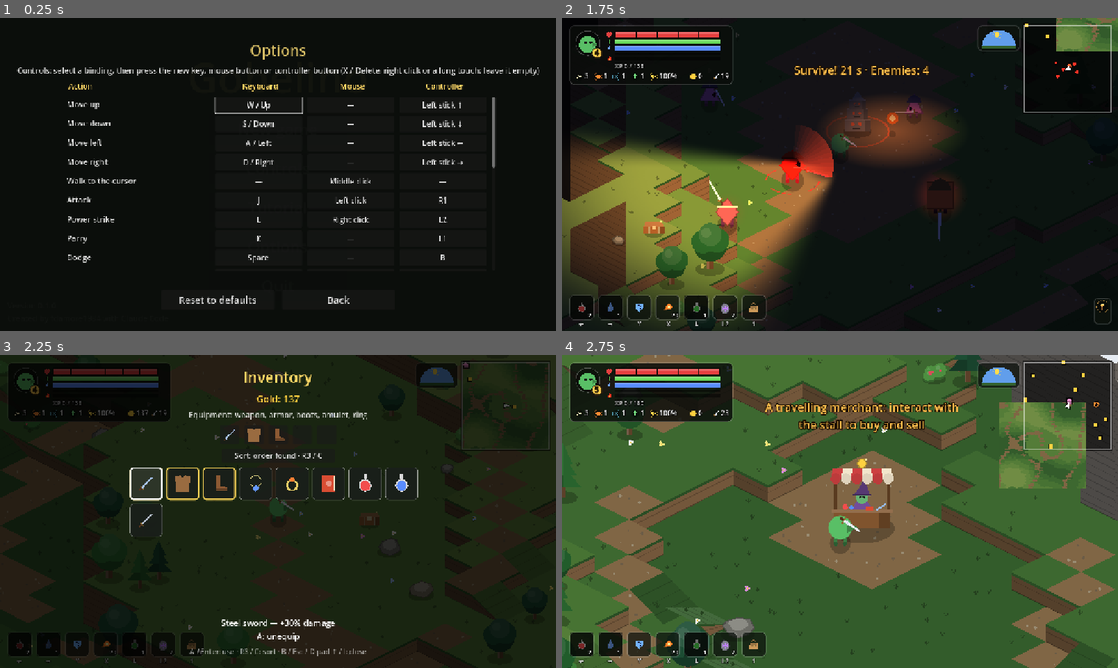
Above: before the commit, frames 1-4 (two rows, left to right).
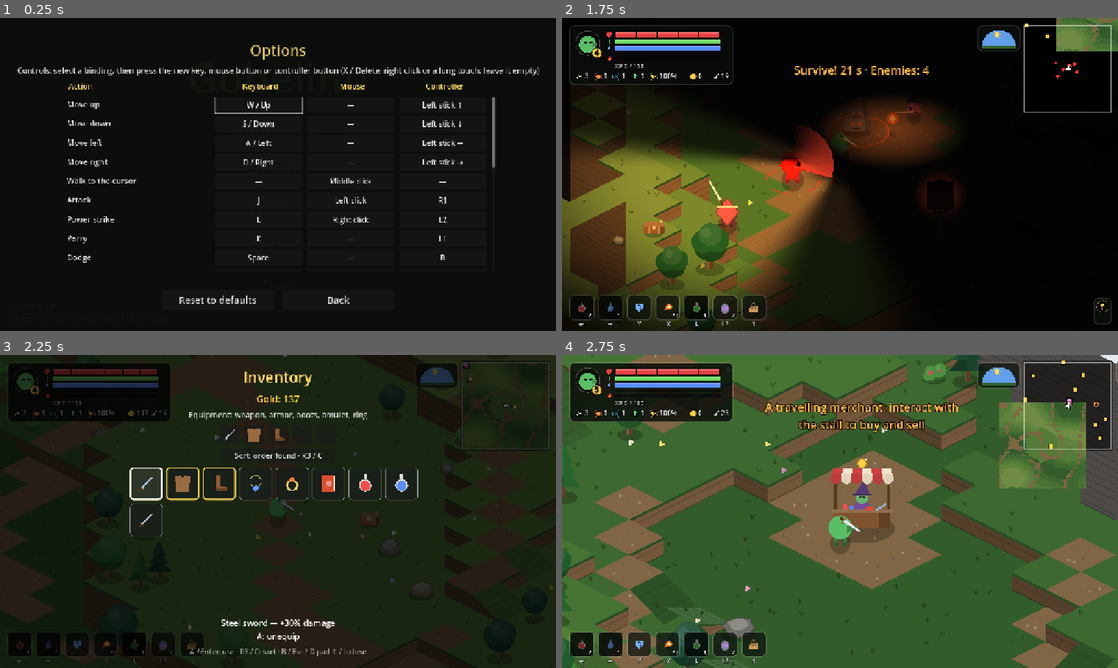
Above: after the commit, the same moments.

Repository: fdamore1984/gobelino-game
Game: Godot game, scene res://tools/store_capture.tscn
The game is run twice, just before and just after one commit, with the same random seed, the same clock (stepped at 60 frames per second) and the same inputs. This scene is started directly instead of the project's main scene.
Inputs (mouse positions are in pixels of both pictures, inside the frame that each line leads up to):
- Up to frame 1 (0.25 s): no input
- Up to frame 2 (1.75 s): tap Enter (ui_accept) at 0.5, 1.25 s; move the mouse to (962, 158) at 0.52 s; hold D (move_right) 0.53-1.25 s; hold J (attack) 0.53-1.25 s; click (962, 158) at 0.67 s; tap F (jump) at 0.77 s; drag from (728, 190) to (812, 237) at 1.27 s
- Up to frame 3 (2.25 s): move the mouse to (333, 442) at 2.02 s; hold D (move_right) from 2.03 s (still down); hold Space (dodge) from 2.03 s (still down)
- Up to frame 4 (2.75 s): keep holding D (move_right); keep holding Space (dodge); tap J (attack) at 2.3 s

Frame 1 is identical in both runs. In frame 2, 1.6% of the frame differs, in the area x 9-99%, y 2-100%; in frame 3, less than 0.1%; in frame 4, less than 0.1%.

Commit message:
Buio pesto con la torcia a due fasci e ombre di montagne e pareti
Portato da Ciccio Massacro, adattato al terreno a più livelli:
- Di notte e nei sotterranei è buio pesto: senza torcia non si vede quasi
  nulla. La torcia illumina solo al buio e, al buio pieno, quanto il
  giorno; accesa al buio il goblin è disegnato con i colori del giorno.
- Due fasci a cono di luce calda: quello di prima e attorno uno più largo
  e lungo ma debole (voce "flashlight" di data/world.json).
- La luce si calcola in pianta (alla quota zero del terreno): torcia,
  piedi di personaggi e oggetti (LightShaders.feet), cime, pareti e
  decorazioni (LightShaders.ground, altezza nella coordinata UV.y) prendono
  la luce del punto del terreno sotto di loro, così altopiani e rampe sono
  coerenti. Montagne e pareti del sotterraneo hanno un ostacolo per la luce
  sulla base e fanno ombra; gli altopiani su cui si sale la lasciano
  passare.

Co-Authored-By: Claude Opus 5.5 <noreply@anthropic.com>
Claude-Session: https://claude.ai/code/session_01CG3rgBPjL9LTwS7jbLV5jE

Diff:
--- a/data/world.json
+++ b/data/world.json
@@ -38,8 +38,17 @@
 		"start": 0.2,
 		"night_threshold": 0.5,
 		"colors": [
-			[0.0, [1.0, 1.0, 1.0]], [0.4, [1.0, 1.0, 1.0]], [0.5, [0.85, 0.62, 0.55]], [0.58, [0.16, 0.18, 0.32]],
-			[0.88, [0.16, 0.18, 0.32]], [0.95, [0.8, 0.68, 0.7]], [1.0, [1.0, 1.0, 1.0]]
+			[0.0, [1.0, 1.0, 1.0]], [0.4, [1.0, 1.0, 1.0]], [0.5, [0.85, 0.62, 0.55]], [0.58, [0.025, 0.027, 0.045]],
+			[0.88, [0.025, 0.027, 0.045]], [0.95, [0.8, 0.68, 0.7]], [1.0, [1.0, 1.0, 1.0]]
+		]
+	},
+	"flashlight": {
+		"dark_from": 0.35,
+		"dark_full": 0.8,
+		"color": [1.0, 0.8, 0.5],
+		"beams": [
+			{"range": 960, "angle": 80, "energy": 1.0},
+			{"range": 1250, "angle": 140, "energy": 0.25}
 		]
 	},
 	"enemy_scaling": {
@@ -114,7 +123,7 @@
 		"face_colors": [[0.31, 0.28, 0.26], [0.22, 0.2, 0.19]],
 		"mushroom_chance": 0.06,
 		"mushroom_colors": [[0.4, 0.9, 0.85], [0.75, 0.55, 1.0]],
-		"darkness": [0.4, 0.38, 0.45],
+		"darkness": [0.03, 0.03, 0.04],
 		"boss": "guardian",
 		"boss_arena_margin": 1.5,
 		"boss_reward_gold": [60, 15],
--- a/scripts/day_night.gd
+++ b/scripts/day_night.gd
@@ -4,6 +4,9 @@
 ## seguendo i colori di data/world.json. Di notte serve la torcia.
 
 const DATA := preload("res://data/world.json")
+
+## Ciclo attivo (per la torcia, vedi Flashlight).
+static var current: DayNight
 
 ## Momento della giornata, da 0 a 1: il sole sorge e tramonta agli
 ## istanti sunrise e sunset di data/world.json; il ciclo dura cycle secondi.
@@ -16,8 +19,14 @@
 
 
 func _ready() -> void:
+	current = self
 	time = _settings["start"]
 	_apply()
+
+
+func _exit_tree() -> void:
+	if current == self:
+		current = null
 
 
 func _process(delta: float) -> void:
--- a/scripts/enemy.gd
+++ b/scripts/enemy.gd
@@ -421,6 +421,8 @@
 func _ready() -> void:
 	if _type.is_empty():
 		setup(type_id)
+	# La torcia lo illumina come il punto del terreno su cui sta, in pianta.
+	material = LightShaders.feet()
 	add_to_group("enemies")
 	if _facing == Vector2.RIGHT:
 		_facing = Vector2.from_angle(randf() * TAU)
--- a/scripts/flashlight.gd
+++ b/scripts/flashlight.gd
@@ -1,17 +1,26 @@
 class_name Flashlight
 extends Node2D
-## Luce della torcia del giocatore: un fascio a cono nella
-## direzione dello sguardo, ampio e profondo, senza alone attorno al
-## personaggio (vedi LightTexture.get_cone_texture). Il cono è pensato in pianta e questo nodo
-## lo schiaccia a metà in verticale, come i cerchi a terra della
-## prospettiva isometrica: puntato in orizzontale è lungo e stretto, verso
-## l'alto o il basso dello schermo è corto e largo, come un fascio steso sul
-## terreno. Il nodo va messo a terra sotto il personaggio (Player lo sposta).
+## Luce della torcia del giocatore: fasci a cono nella direzione
+## dello sguardo, senza alone attorno al personaggio (vedi
+## LightTexture.get_cone_texture): uno ampio e profondo e, attorno, uno
+## ancora più largo e lungo ma molto meno luminoso ("beams" della voce
+## "flashlight" di data/world.json). I coni sono pensati in pianta e questo
+## nodo li schiaccia a metà in verticale, come i cerchi a terra della
+## prospettiva isometrica: puntati in orizzontale sono lunghi e stretti,
+## verso l'alto o il basso dello schermo corti e larghi, come fasci stesi
+## sul terreno. Il nodo va messo sotto il personaggio, in pianta (alla
+## quota zero del terreno, Player lo sposta).
+##
+## Serve solo al buio: con abbastanza luce (di giorno, all'alba, al
+## tramonto) i fasci non illuminano nulla; si accendono a poco a poco mentre
+## il buio passa da "dark_from" a "dark_full" (vedi DayNight.darkness), e al
+## buio pieno il fascio principale illumina quanto la luce del giorno.
+##
+## La luce non passa attraverso i muri: i fasci hanno le ombre degli
+## ostacoli alla base dei blocchi (vedi World); pareti, personaggi e oggetti
+## prendono la luce del punto del pavimento ai loro piedi (vedi LightShaders).
 
-const COLOR := Color(1.0, 0.78, 0.45)
-const ENERGY := 1.25
-## Portata del fascio in pixel di terreno, in pianta.
-const RANGE := 960.0
+const DATA := preload("res://data/world.json")
 ## La prospettiva isometrica: il terreno è schiacciato a metà in verticale.
 const GROUND_SQUASH := 0.5
 
@@ -19,23 +28,52 @@
 var enabled := false:
 	set(value):
 		enabled = value
-		_light.enabled = value
+		for light in _lights:
+			light.enabled = value
 
-var _light := PointLight2D.new()
+var _settings: Dictionary = DATA.data["flashlight"]
+## Luci dei fasci e loro energia piena.
+var _lights: Array[PointLight2D] = []
+var _energies: Array[float] = []
 
 
 func _init() -> void:
 	scale = Vector2(1.0, GROUND_SQUASH)
-	_light.texture = LightTexture.get_cone_texture()
-	_light.texture_scale = RANGE / (LightTexture.CONE_SIZE / 2.0)
-	_light.color = COLOR
-	_light.energy = ENERGY
-	_light.enabled = enabled
-	add_child(_light)
+	for beam: Dictionary in _settings["beams"]:
+		var light := PointLight2D.new()
+		light.texture = LightTexture.get_cone_texture(float(beam["angle"]))
+		light.texture_scale = float(beam["range"]) / (LightTexture.CONE_SIZE / 2.0)
+		light.color = World._color(_settings["color"])
+		light.shadow_enabled = true
+		light.shadow_filter = Light2D.SHADOW_FILTER_PCF5
+		light.shadow_filter_smooth = 2.0
+		light.shadow_item_cull_mask = World.OCCLUDER_BASE
+		light.enabled = enabled
+		add_child(light)
+		_lights.append(light)
+		_energies.append(float(beam["energy"]))
 
 
-## Punta il fascio nella direzione dello sguardo (sullo schermo): in pianta
+## Quanto illuminano adesso i fasci accesi, da 0 (c'è luce: niente) a 1
+## (buio pieno: come di giorno).
+func strength() -> float:
+	if not enabled:
+		return 0.0
+	var dark := DayNight.current.darkness() if DayNight.current else 1.0
+	return smoothstep(float(_settings["dark_from"]), float(_settings["dark_full"]), dark)
+
+
+func _process(_delta: float) -> void:
+	if enabled:
+		var power := strength()
+		for k in _lights.size():
+			_lights[k].energy = _energies[k] * power
+			_lights[k].visible = power > 0.001
+
+
+## Punta i fasci nella direzione dello sguardo (sullo schermo): in pianta
 ## la componente verticale è il doppio.
 func aim(direction: Vector2) -> void:
 	if direction != Vector2.ZERO:
-		_light.rotation = Vector2(direction.x, direction.y / GROUND_SQUASH).angle()
+		for light in _lights:
+			light.rotation = Vector2(direction.x, direction.y / GROUND_SQUASH).angle()
--- /dev/null
+++ b/scripts/light_shaders.gd
@@ -0,0 +1,53 @@
+class_name LightShaders
+## Materiali per la luce della torcia (vedi Flashlight e World): in
+## isometrico pareti, personaggi e oggetti sono disegnati più in alto del
+## punto del pavimento su cui stanno, quindi luce e ombra vanno calcolate in
+## quel punto, non dove sono disegnati (altrimenti una parete sarebbe
+## sempre "dietro" al proprio muro, o illuminata anche oltre i muri).
+##
+## ground(): per i blocchi del terreno, ogni vertice dice nella coordinata
+## UV.y di quanti pixel scendere per arrivare a terra (vedi World._light_uvs).
+## feet(): per personaggi e oggetti, tutto è illuminato come i piedi (l'origine del nodo).
+
+static var _ground: ShaderMaterial
+static var _feet: ShaderMaterial
+
+
+static func ground() -> ShaderMaterial:
+	if _ground == null:
+		_ground = _material("""
+shader_type canvas_item;
+
+void fragment() {
+	SHADOW_VERTEX += vec2(0.0, UV.y);
+	LIGHT_VERTEX.xy += vec2(0.0, UV.y);
+}
+""")
+	return _ground
+
+
+static func feet() -> ShaderMaterial:
+	if _feet == null:
+		_feet = _material("""
+shader_type canvas_item;
+
+varying vec2 to_feet;
+
+void vertex() {
+	to_feet = -VERTEX;
+}
+
+void fragment() {
+	SHADOW_VERTEX += to_feet;
+	LIGHT_VERTEX.xy += to_feet;
+}
+""")
+	return _feet
+
+
+static func _material(code: String) -> ShaderMaterial:
+	var shader := Shader.new()
+	shader.code = code
+	var material := ShaderMaterial.new()
+	material.shader = shader
+	return material
--- a/scripts/light_texture.gd
+++ b/scripts/light_texture.gd
@@ -9,17 +9,18 @@
 const HEIGHT := 256
 ## Fascio a cono: texture quadrata col vertice al centro e il cono verso
 ## destra (+X), disegnata in pianta (Flashlight la schiaccia a terra).
-## CONE_HALF_ANGLE è metà dell'apertura, CONE_SOFT la sfumatura dei bordi.
-## Niente alone attorno al vertice: c'è solo il fascio.
+## L'apertura cambia da un fascio all'altro (una texture per apertura),
+## CONE_SOFT è la sfumatura dei bordi. Niente alone attorno al vertice: c'è
+## solo il fascio.
 const CONE_SIZE := 256
-const CONE_HALF_ANGLE := deg_to_rad(40.0)
 const CONE_SOFT := deg_to_rad(10.0)
 ## Il fascio si accende tra queste distanze dal vertice (frazioni della
 ## portata): la torcia non abbaglia chi la tiene.
 const CONE_START := Vector2(0.02, 0.1)
 
 static var _texture: GradientTexture2D
-static var _cone: ImageTexture
+## Apertura in gradi -> texture del fascio.
+static var _cones := {}
 
 
 static func get_texture() -> GradientTexture2D:
@@ -38,10 +39,12 @@
 	return _texture
 
 
-## Fascio della torcia elettrica: pieno poco davanti al vertice, si spegne
-## verso la fine della portata (metà della texture) e ai bordi del cono.
-static func get_cone_texture() -> ImageTexture:
-	if _cone == null:
+## Fascio della torcia aperto angle gradi: pieno poco davanti al
+## vertice, si spegne verso la fine della portata (metà della texture) e ai
+## bordi del cono.
+static func get_cone_texture(angle := 80.0) -> ImageTexture:
+	if not _cones.has(angle):
+		var half_angle := deg_to_rad(angle) / 2.0
 		var image := Image.create(CONE_SIZE, CONE_SIZE, false, Image.FORMAT_RGBA8)
 		var middle := Vector2(CONE_SIZE, CONE_SIZE) / 2.0
 		for x in CONE_SIZE:
@@ -51,8 +54,8 @@
 				var beam := 0.0
 				if distance < 1.0:
 					var side := absf(offset.angle())
-					beam = (1.0 - smoothstep(CONE_HALF_ANGLE - CONE_SOFT, CONE_HALF_ANGLE + CONE_SOFT, side)) \
+					beam = (1.0 - smoothstep(half_angle - CONE_SOFT, half_angle + CONE_SOFT, side)) \
 							* (1.0 - smoothstep(0.45, 1.0, distance)) * smoothstep(CONE_START.x, CONE_START.y, distance)
 				image.set_pixel(x, y, Color(1, 1, 1, clampf(beam, 0.0, 1.0)))
-		_cone = ImageTexture.create_from_image(image)
-	return _cone
+		_cones[angle] = ImageTexture.create_from_image(image)
+	return _cones[angle]
--- a/scripts/obstacle.gd
+++ b/scripts/obstacle.gd
@@ -43,6 +43,8 @@
 	# Disegnato una volta sola; solo gli alberi controllano il giocatore e
 	# il totem si anima.
 	physics_interpolation_mode = Node.PHYSICS_INTERPOLATION_MODE_OFF
+	# La torcia lo illumina come il punto del terreno su cui sta, in pianta.
+	material = LightShaders.feet()
 	set_process(type_id == "tree" or type_id in INTERACTIVE)
 	if type_id in INTERACTIVE:
 		add_to_group(LowHealthVignette.FOCUS_GROUP)
--- a/scripts/player.gd
+++ b/scripts/player.gd
@@ -359,6 +359,9 @@
 ## Flashlight), accesa e spenta tenendo premuto L3 (o Maiusc) per
 ## TORCH_HOLD_TIME secondi; un tocco più breve è la corsa.
 const TORCH_HOLD_TIME := 0.45
+## Con la torcia accesa e il fascio almeno così forte (vedi
+## Flashlight.strength) il personaggio è disegnato con i colori del giorno.
+const TORCH_SELF_LIGHT := 0.5
 
 ## Ogni pozione cura questi punti vita.
 const POTION_HEAL := 3
@@ -921,9 +924,10 @@
 	_blood.update(delta)
 	_wounds.update(delta)
 	if torch_on:
-		# Il fascio parte da terra, sotto il personaggio, verso lo sguardo.
-		_torch.position = Vector2(0, -ground_elevation + RADIUS * 0.6)
+		# Il fascio parte dal terreno in pianta, sotto il personaggio, verso lo sguardo.
+		_torch.position = Vector2(0, RADIUS * 0.6)
 		_torch.aim(facing)
+	update_torch_light()
 	_squash = move_toward(_squash, 0.0, SQUASH_RECOVERY * delta)
 	if _camera:
 		# Mentre si precipita nel burrone la telecamera resta al bordo.
@@ -2514,6 +2518,16 @@
 	else:
 		_run_hold = -1.0
 		_run_on = not _run_on
+
+
+## Al buio con la torcia accesa il goblin si vede come di giorno: il buio
+## della notte e dei sotterranei non lo scurisce (niente luci su di lui).
+## Altrimenti la luce lo prende come il punto del terreno ai suoi piedi.
+func update_torch_light() -> void:
+	var lit := _torch.strength() >= TORCH_SELF_LIGHT
+	var wanted: Material = Enemy._unshaded_material() if lit else LightShaders.feet()
+	if material != wanted:
+		material = wanted
 
 
 func set_torch(on: bool) -> void:
--- a/scripts/world.gd
+++ b/scripts/world.gd
@@ -23,6 +23,18 @@
 ## tra i personaggi (non col resto del terreno), così coprono chi ci passa
 ## dietro; quelli che coprono il giocatore, e tutti quelli attorno,
 ## diventano trasparenti finché resta lì dietro.
+##
+## Luce della torcia (vedi Flashlight): si calcola in pianta, cioè nel punto
+## del terreno a quota zero sotto quello che si disegna, dove stanno anche
+## la torcia e i piedi di personaggi e oggetti (vedi LightShaders). Così
+## altopiani, rampe e pareti prendono la luce del punto su cui stanno. Non
+## passa attraverso montagne e pareti del sotterraneo: ogni blocco
+## invalicabile (non i burroni) che confina con un posto in cui si cammina
+## ha un ostacolo per la luce (LightOccluder2D) sulla sua base in pianta.
+## Gli altopiani su cui si sale la lasciano passare. Pareti, cime e
+## decorazioni dicono nella coordinata UV.y di ogni vertice di quanti pixel
+## scendere per arrivare in pianta (vedi _light_uvs); una parete si accende
+## solo se il fascio arriva davanti a lei.
 ##
 ## Prestazioni: i dati del terreno (livelli, rampe, ostacoli) di una regione
 ## grande attorno al giocatore sono generati in anticipo (begin_region,
@@ -85,6 +97,17 @@
 ## Tipi di blocco: terreno normale, montagna o burrone (invalicabili) e
 ## roccia del sotterraneo.
 enum Kind { GROUND, MOUNTAIN, RAVINE, ROCK }
+
+## Maschera degli ostacoli per la luce (vedi in cima e Flashlight) e di
+## quanto, davanti alla base di una parete, si guarda se arriva la luce
+## (così il punto è davanti al suo stesso ostacolo).
+const OCCLUDER_BASE := 1
+const LIGHT_BASE_NUDGE := 4.0
+
+## Come si calcola la luce dei punti che si disegnano (vedi _light_uvs):
+## NONE dove sono, FACE alla base in pianta della parete (_light_base_a,
+## _light_base_b), TOP scendendo di _light_top (cime e decorazioni).
+enum LightMode { NONE, FACE, TOP }
 
 ## Mondo attivo: giocatore e nemici lo usano per muoversi.
 static var current: World
@@ -172,6 +195,11 @@
 ## ricontrollarli.
 var _wanted_blocks := {}
 var _occlusion_timer := 0.0
+## Punto in pianta in cui si calcola la luce di quello che si disegna (vedi LightMode).
+var _light_mode := LightMode.NONE
+var _light_base_a := Vector2.ZERO
+var _light_base_b := Vector2.ZERO
+var _light_top := 0.0
 
 
 func _ready() -> void:
@@ -1213,6 +1241,8 @@
 	view.world = self
 	view.chunk = chunk
 	view.position = _from_uv(chunk.x * CHUNK_CELLS * CELL, chunk.y * CHUNK_CELLS * CELL)
+	view.material = LightShaders.ground()
+	_add_occluders(view, chunk)
 	add_child(view)
 	var nodes: Array[Node] = []
 	if entities:
@@ -1226,6 +1256,7 @@
 					block.world = self
 					block.cell = cell
 					block.position = cell_corners(cell)[0]
+					block.material = LightShaders.ground()
 					entities.add_child(block)
 					nodes.append(block)
 	_chunk_views[chunk] = {"view": view, "nodes": nodes}
@@ -1263,6 +1294,33 @@
 				draw_cell(canvas, cell, offset)
 			else:
 				draw_floor(canvas, cell, offset)
+
+
+## Ostacoli per la luce dei blocchi invalicabili del pezzo che confinano
+## con un posto in cui si cammina (vedi in cima), figli di view.
+func _add_occluders(view: Node2D, chunk: Vector2i) -> void:
+	for i in CHUNK_CELLS:
+		for j in CHUNK_CELLS:
+			var cell := chunk * CHUNK_CELLS + Vector2i(i, j)
+			if not is_barrier(cell) or kind_of(cell) == Kind.RAVINE:
+				continue
+			var open := false
+			for step: Vector2i in RAMP_DIRECTIONS:
+				var other := cell + step
+				if not is_barrier(other) or kind_of(other) == Kind.RAVINE:
+					open = true
+					break
+			if not open:
+				continue
+			var polygon := PackedVector2Array()
+			for corner in cell_corners(cell):
+				polygon.append(corner - view.position)
+			var shape := OccluderPolygon2D.new()
+			shape.polygon = polygon
+			var occluder := LightOccluder2D.new()
+			occluder.occluder = shape
+			occluder.occluder_light_mask = OCCLUDER_BASE
+			view.add_child(occluder)
 
 
 ## Pavimento sotto un blocco che copre chi sta dietro: il rombo piano
@@ -1282,7 +1340,10 @@
 	var faces := _face_colors_of(kind)
 	_draw_face(canvas, corners, heights, cell + Vector2i(1, 0), 1, 2, 0, 3, faces[0], false)
 	_draw_face(canvas, corners, heights, cell + Vector2i(0, 1), 2, 3, 1, 0, faces[1], false)
-	canvas.draw_colored_polygon(top, _top_color(cell, kind, is_path(cell)).darkened(0.15))
+	_light_mode = LightMode.TOP
+	_light_top = base
+	_fill(canvas, top, _top_color(cell, kind, is_path(cell)).darkened(0.15))
+	_light_mode = LightMode.NONE
 
 
 ## Un blocco: pareti davanti (dove il vicino è più basso) e faccia
@@ -1309,10 +1370,18 @@
 	if ramp != Vector2i.ZERO:
 		# Le rampe che salgono verso il fondo sono in ombra, le altre in luce.
 		color = color.darkened(0.12) if ramp.x + ramp.y < 0 else color.lightened(0.08)
-	canvas.draw_colored_polygon(top, color)
+	# La cima prende la luce del terreno in pianta sotto ogni suo vertice.
+	_light_mode = LightMode.NONE
+	var uvs := PackedVector2Array()
+	for k in 4:
+		uvs.append(Vector2(0.0, heights[k]))
+	canvas.draw_colored_polygon(top, color, uvs)
 	if ramp != Vector2i.ZERO:
+		_light_mode = LightMode.TOP
+		_light_top = (heights[0] + heights[1] + heights[2] + heights[3]) / 4.0
 		_draw_ramp_lines(canvas, top, ramp, color)
 	_draw_decor(canvas, cell, offset, kind, path)
+	_light_mode = LightMode.NONE
 
 
 func _top_color(cell: Vector2i, kind: int, path: bool) -> Color:
@@ -1346,12 +1415,16 @@
 		return
 	var a := corners[first]
 	var b := corners[second]
+	# Ogni punto della parete prende la luce che arriva in pianta alla sua base.
+	_light_mode = LightMode.FACE
+	_light_base_a = a
+	_light_base_b = b
 	var points := PackedVector2Array([a - Vector2(0, top_a), b - Vector2(0, top_b)])
 	if top_b - bottom_b >= 0.5:
 		points.append(b - Vector2(0, bottom_b))
 	if top_a - bottom_a >= 0.5:
 		points.append(a - Vector2(0, bottom_a))
-	canvas.draw_colored_polygon(points, color)
+	_fill(canvas, points, color)
 	# Strati della roccia o della terra, tutti in una sola chiamata.
 	var strata := PackedVector2Array()
 	var depth := STRATA_STEP
@@ -1360,7 +1433,7 @@
 		strata.append(b - Vector2(0, top_b - minf(depth, top_b - bottom_b)))
 		depth += STRATA_STEP
 	if not strata.is_empty():
-		canvas.draw_multiline(strata, color.darkened(0.18), 1.5)
+		_lines(canvas, strata, color.darkened(0.18), 1.5)
 	if lip:
 		# Bordo d'erba che sporge in cima.
 		var lip_a := minf(LIP_WIDTH, top_a - bottom_a)
@@ -1371,8 +1444,60 @@
 		if lip_a > 0.5:
 			lip_points.append(a - Vector2(0, top_a - lip_a))
 		if lip_points.size() >= 3:
-			canvas.draw_colored_polygon(lip_points, _lip_color)
-	canvas.draw_line(a - Vector2(0, bottom_a), b - Vector2(0, bottom_b), Color(0, 0, 0, 0.3), 2.0)
+			_fill(canvas, lip_points, _lip_color)
+	_line(canvas, a - Vector2(0, bottom_a), b - Vector2(0, bottom_b), Color(0, 0, 0, 0.3), 2.0)
+	_light_mode = LightMode.NONE
+
+
+## Per ogni punto, di quanti pixel scendere per arrivare al punto in pianta
+## da cui prende la luce (in UV.y, vedi LightShaders.ground): fin sotto la
+## base in pianta della parete (un poco davanti, LIGHT_BASE_NUDGE) o di
+## _light_top. Vuoto se la luce si calcola dove si disegna.
+func _light_uvs(points: PackedVector2Array) -> PackedVector2Array:
+	var uvs := PackedVector2Array()
+	if _light_mode == LightMode.NONE:
+		return uvs
+	uvs.resize(points.size())
+	var a := _light_base_a
+	var b := _light_base_b
+	for k in points.size():
+		var drop := _light_top
+		if _light_mode == LightMode.FACE:
+			var t := clampf((points[k].x - a.x) / (b.x - a.x), 0.0, 1.0) if absf(b.x - a.x) > 0.01 else 0.0
+			drop = maxf(lerpf(a.y, b.y, t) - points[k].y, 0.0) + LIGHT_BASE_NUDGE
+		uvs[k] = Vector2(0.0, drop)
+	return uvs
+
+
+func _fill(canvas: CanvasItem, points: PackedVector2Array, color: Color) -> void:
+	canvas.draw_colored_polygon(points, color, _light_uvs(points))
+
+
+func _line(canvas: CanvasItem, from: Vector2, to: Vector2, color: Color, width: float) -> void:
+	_lines(canvas, PackedVector2Array([from, to]), color, width)
+
+
+## Segmenti (a coppie di punti) come quadrilateri, così ogni vertice ha la sua luce.
+func _lines(canvas: CanvasItem, pairs: PackedVector2Array, color: Color, width: float) -> void:
+	if _light_mode == LightMode.NONE:
+		canvas.draw_multiline(pairs, color, width)
+		return
+	var colors := PackedColorArray([color, color, color, color])
+	for k in range(0, pairs.size() - 1, 2):
+		var across := (pairs[k + 1] - pairs[k]).orthogonal().normalized() * width / 2.0
+		var quad := PackedVector2Array([pairs[k] + across, pairs[k + 1] + across, pairs[k + 1] - across, pairs[k] - across])
+		canvas.draw_primitive(quad, colors, _light_uvs(quad))
+
+
+## Cerchio pieno che prende la luce come gli altri punti (un poligono, se serve).
+func _circle(canvas: CanvasItem, center: Vector2, radius: float, color: Color) -> void:
+	if _light_mode == LightMode.NONE:
+		canvas.draw_circle(center, radius, color)
+		return
+	var points := PackedVector2Array()
+	for k in 10:
+		points.append(center + Vector2.from_angle(k * TAU / 10.0) * radius)
+	_fill(canvas, points, color)
 
 
 ## Linee lungo la pendenza di una rampa, parallele al lato più alto.
@@ -1397,7 +1522,7 @@
 		var t := k / 4.0
 		lines.append((low[0] as Vector2).lerp(high[0], t))
 		lines.append((low[1] as Vector2).lerp(high[1], t))
-	canvas.draw_multiline(lines, color.darkened(0.15), 1.5)
+	_lines(canvas, lines, color.darkened(0.15), 1.5)
 
 
 ## Ciuffi d'erba e fiori sui blocchi d'erba, sassolini sui sentieri e nel
@@ -1407,16 +1532,19 @@
 		return
 	var rng := RandomNumberGenerator.new()
 	rng.seed = hash([_decor_seed(), cell.x, cell.y, "decor"])
+	# Le decorazioni prendono la luce in pianta come la cima su cui stanno.
+	_light_mode = LightMode.TOP
+	_light_top = _top_height(cell) if ramp_of(cell) == Vector2i.ZERO else level_of(cell) * level_height + level_height / 2.0
 	if path or dungeon:
 		for k in rng.randi_range(2, 4):
 			var at := _decor_point(cell, rng, offset)
-			canvas.draw_circle(at, rng.randf_range(1.5, 3.0), _pebble_colors[k % _pebble_colors.size()])
+			_circle(canvas, at, rng.randf_range(1.5, 3.0), _pebble_colors[k % _pebble_colors.size()])
 		if dungeon and rng.randf() < float(_dungeon_data["mushroom_chance"]):
 			var at := _decor_point(cell, rng, offset)
 			var glow := _mushroom_colors[rng.randi() % _mushroom_colors.size()]
-			canvas.draw_circle(at, 7.0, Color(glow, 0.25))
-			canvas.draw_line(at, at + Vector2(0, -5), Color(0.8, 0.8, 0.75), 2.0)
-			canvas.draw_circle(at + Vector2(0, -6), 3.5, glow)
+			_circle(canvas, at, 7.0, Color(glow, 0.25))
+			_line(canvas, at, at + Vector2(0, -5), Color(0.8, 0.8, 0.75), 2.0)
+			_circle(canvas, at + Vector2(0, -6), 3.5, glow)
 		return
 	var grass := _grass_colors[clampi(level_of(cell), 0, _levels - 1)].darkened(0.3)
 	var tufts := PackedVector2Array()
@@ -1424,13 +1552,13 @@
 		var at := _decor_point(cell, rng, offset)
 		tufts.append_array([at, at + Vector2(-4, -7), at, at + Vector2(0, -9), at, at + Vector2(4, -7)])
 	if not tufts.is_empty():
-		canvas.draw_multiline(tufts, grass, 1.5)
+		_lines(canvas, tufts, grass, 1.5)
 	if rng.randf() < float(_decor["flower_chance"]):
 		var color := _flower_colors[rng.randi() % _flower_colors.size()]
 		var at := _decor_point(cell, rng, offset)
 		for k in 3:
-			canvas.draw_circle(at + Vector2.from_angle(k * TAU / 3.0) * 3.0, 2.5, color)
-		canvas.draw_circle(at, 1.5, Color(0.95, 0.8, 0.3))
+			_circle(canvas, at + Vector2.from_angle(k * TAU / 3.0) * 3.0, 2.5, color)
+		_circle(canvas, at, 1.5, Color(0.95, 0.8, 0.3))
 
 
 ## Punto a caso sulla faccia superiore del blocco, lontano dai bordi.
Not shown, added: scripts/light_shaders.gd.uid
